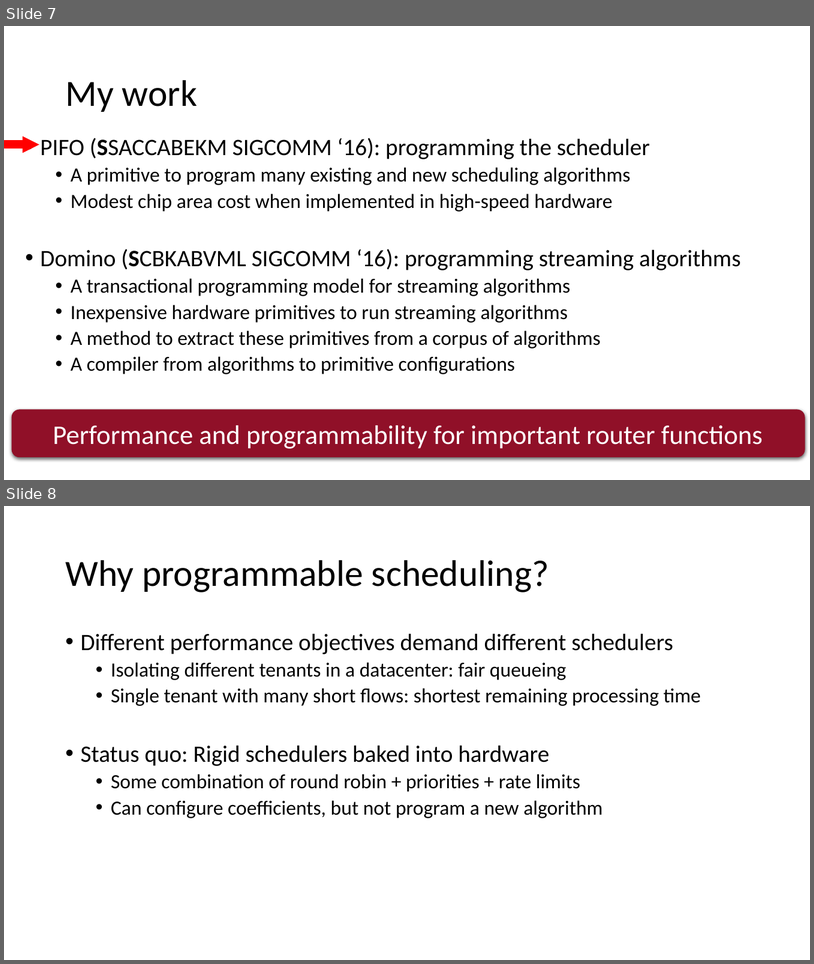
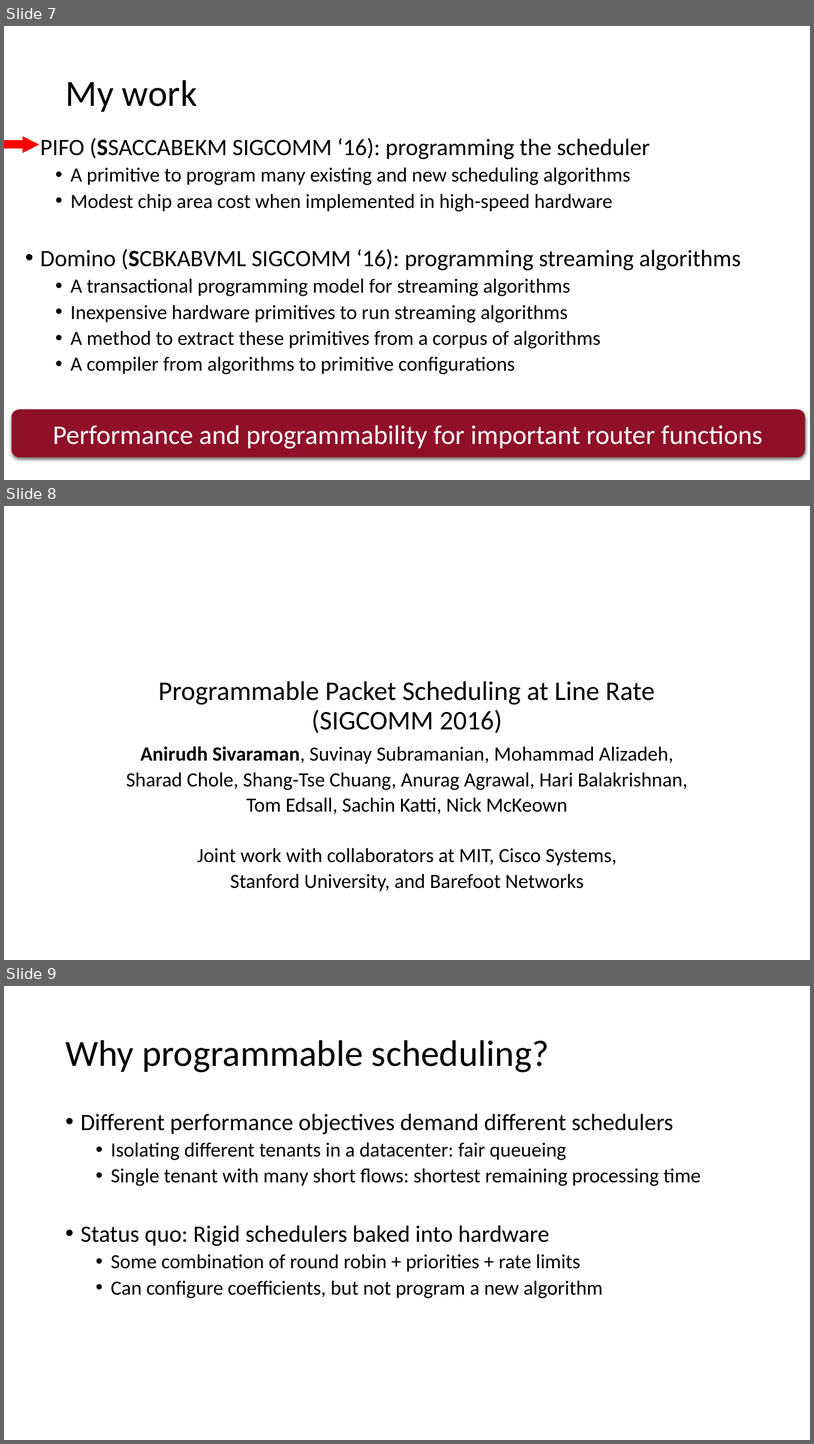
Before and after one commit to anirudhSK/pifo-domino-marple-ppts, a slide deck: combined_domino_pifo.pptx. Shown one above the other, each under a label of ours: slides 7 and 8 before the commit, slides 7, 8 and 9 after it. The pictures are 814x964 and 814x1444 pixels, drawn with LibreOffice and Linux fonts; fonts in the diff are those of the drawing. Boxes give left, top, right and bottom in pixels: in the first picture for what was removed or moved away, otherwise in the second. Text is boxed around its words. In the diff, an @@ line names an element or a change of style, - is before the commit and + after.

```diff
--- a/combined_domino_pifo.pptx
+++ b/combined_domino_pifo.pptx
@@ slide 8 added at (4, 506, 810, 960), background #FFFFFF @@
@@ title added at (158, 681, 655, 733), 32 pt, text #000000 @@
+Programmable Packet Scheduling at Line Rate
+(SIGCOMM 2016)
@@ subtitle added at (126, 746, 688, 891), 24.1 pt, text #000000 @@
+Anirudh Sivaraman, Suvinay Subramanian, Mohammad Alizadeh,
+Sharad Chole, Shang-Tse Chuang, Anurag Agrawal, Hari Balakrishnan,
+Tom Edsall, Sachin Katti, Nick McKeown
+Joint work with collaborators at MIT, Cisco Systems,
+Stanford University, and Barefoot Networks
@@ what was slide 8 is now slide 9 @@
```
Also in this commit, not shown: 4 slides changed, 5 other slides added.
